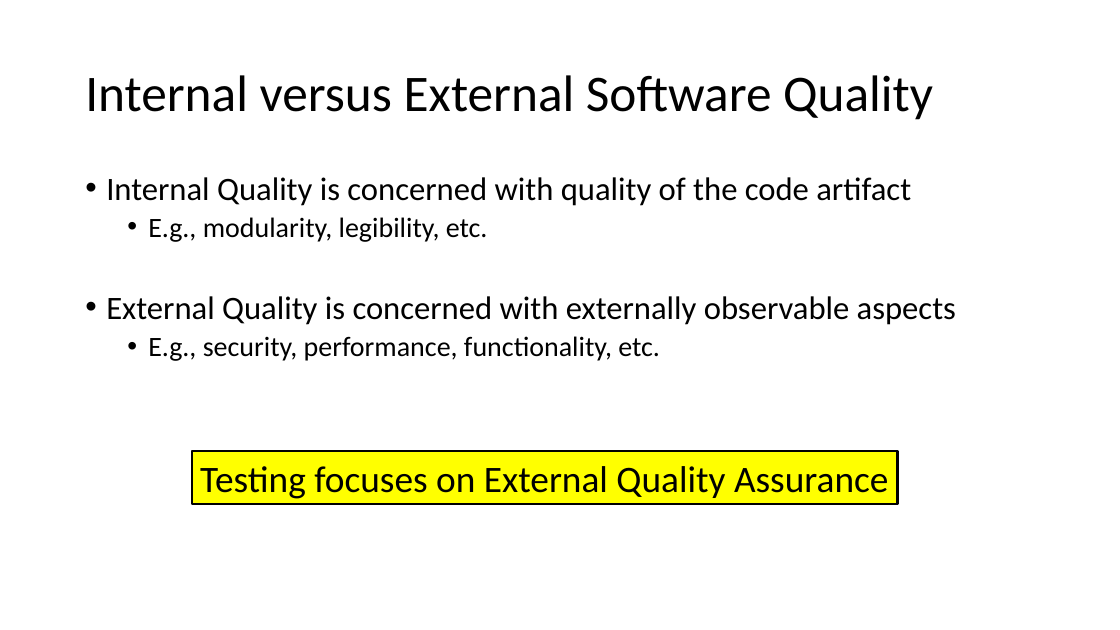
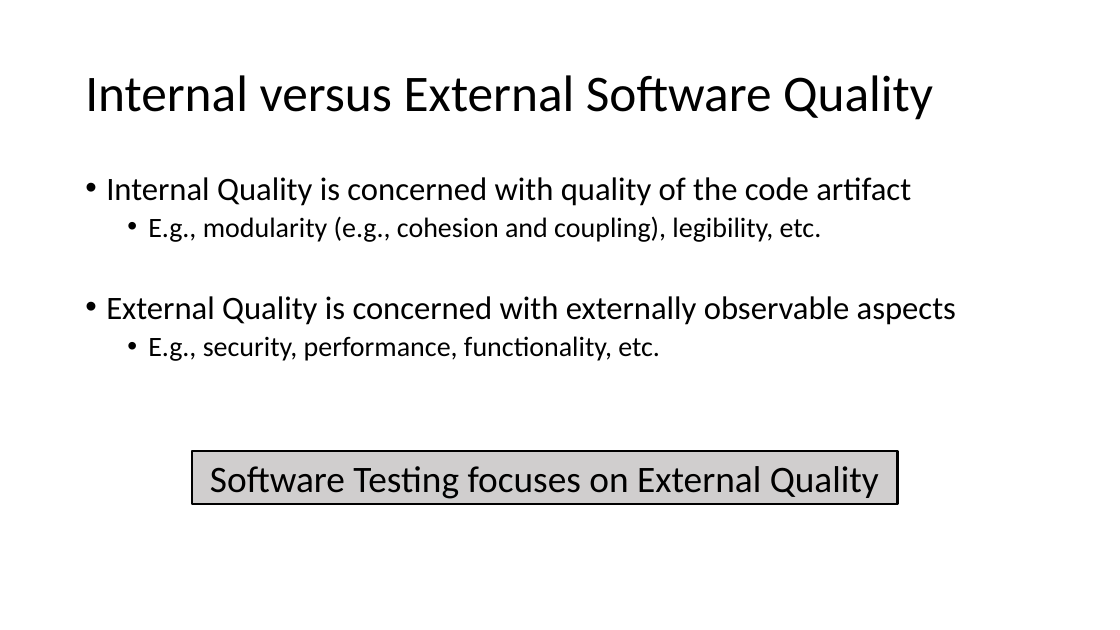
Before and after one commit to damorim/testing-cin-minicourse, a slide deck: slide 22 of testing-minicourse.pptx (slide 13 before the commit). Drawn at 1120x630 pixels with LibreOffice and Linux fonts; fonts in the diff are those of the drawing. Boxes give left, top, right and bottom in pixels: in the first picture for what was removed or moved away, otherwise in the second. Text is boxed around its words. In the diff, an @@ line names an element or a change of style, - is before the commit and + after.

```diff
--- a/testing-minicourse.pptx
+++ b/testing-minicourse.pptx
@@ text at (148,216,822,242): text changed @@
-  • E.g., modularity, legibility, etc.
+  • E.g., modularity (e.g., cohesion and coupling), legibility, etc.
@@ rectangle "Software Testing focuses on External ..." at (192,451,898,504): fill #FFFF00 to #D0CECE @@
@@ text in rectangle at (210,466,879,499): text changed @@
-Testing focuses on External Quality Assurance
+Software Testing focuses on External Quality
```
Also in this commit, not shown: 20 other slides changed, 45 slides added, 18 slides removed.
